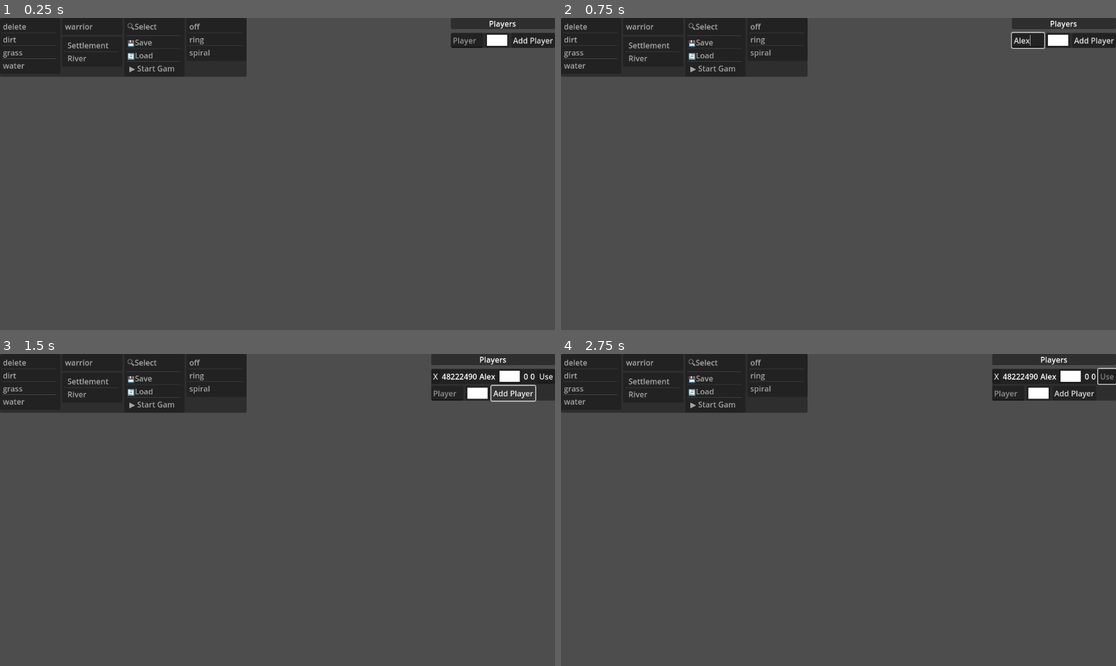
Above: before the commit, frames 1-4 (two rows, left to right).
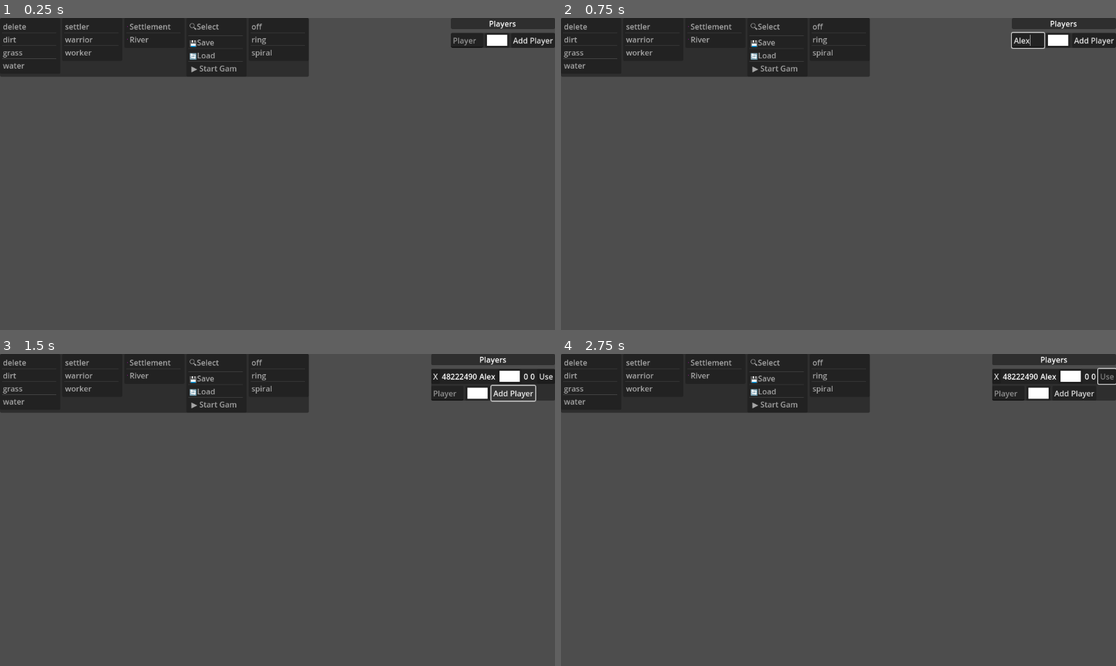
Above: after the commit, the same moments.

Repository: martinspp/civ-clone-thing
Game: Godot game, scene res://scenes/main.tscn
Same seed, same stepped clock (60 frames per second), same inputs: the game is played once before the commit and once after it. The engine's default icon, where the game draws it, is replaced by a stand-in: a white triangle on a blue panel in a dark square.
Inputs (mouse positions are in pixels of both pictures, inside the frame that each line leads up to):
- Up to frame 1 (0.25 s): no input
- Up to frame 2 (0.75 s): click (1027, 39) at 0.52 s; type "Alex" at 0.6 s
- Up to frame 3 (1.5 s): click "Add Player" at 1.25 s
- Up to frame 4 (2.75 s): click "Use" at 2 s

The runs differ from the first frame. In frame 1, 2.9% of the frame differs, in the area x 11-56%, y 0-19%; in frame 2, 2.9%; in frame 3, 2.9%; in frame 4, 2.9%.
Error in both runs: Invalid access to property or key 'player_data' on a base object of type 'Dictionary'. (res://scripts/services/DataService.gd:175)

Commit message:
map resource, more units

Diff:
--- /dev/null
+++ b/resources/MapResources/MapResourceData.gd
@@ -0,0 +1,8 @@
+extends Resource
+
+#Named MapResource because i couldnt figure out a better name for it
+class_name MapResource
+
+@export var map_resource_name: String
+@export var world_sprite: Texture2D
+@export var ui_sprite: Texture2D
--- /dev/null
+++ b/resources/MapResources/stone.tres
@@ -0,0 +1,10 @@
+[gd_resource type="Resource" script_class="MapResource" load_steps=3 format=3 uid="uid://dqvgi7o82ldvb"]
+
+[ext_resource type="Script" path="res://resources/MapResources/MapResourceData.gd" id="1_wtvyf"]
+[ext_resource type="Texture2D" uid="uid://cxeejmkssw7n1" path="res://sprites/objects/map_resources/rockStone.png" id="2_m6oe1"]
+
+[resource]
+script = ExtResource("1_wtvyf")
+map_resource_name = "stone"
+world_sprite = ExtResource("2_m6oe1")
+ui_sprite = ExtResource("2_m6oe1")
--- /dev/null
+++ b/resources/Units/settler.tres
@@ -0,0 +1,14 @@
+[gd_resource type="Resource" script_class="UnitType" load_steps=3 format=3 uid="uid://de0chiiu1rrny"]
+
+[ext_resource type="Script" path="res://resources/Units/UnitType.gd" id="1_chuow"]
+[ext_resource type="Texture2D" uid="uid://f58jlja3fu0l" path="res://icon.svg" id="2_v6eku"]
+
+[resource]
+script = ExtResource("1_chuow")
+unit_name = "settler"
+health = 10.0
+speed = 2
+sprite = ExtResource("2_v6eku")
+actions = Array[String](["move", "settle"])
+attack_damage = 0.0
+action_points = 0
--- /dev/null
+++ b/resources/Units/worker.tres
@@ -0,0 +1,14 @@
+[gd_resource type="Resource" script_class="UnitType" load_steps=3 format=3 uid="uid://d0wfaadyk0dwk"]
+
+[ext_resource type="Script" path="res://resources/Units/UnitType.gd" id="1_p7rj0"]
+[ext_resource type="Texture2D" uid="uid://f58jlja3fu0l" path="res://icon.svg" id="2_rp7e3"]
+
+[resource]
+script = ExtResource("1_p7rj0")
+unit_name = "worker"
+health = 10.0
+speed = 1
+sprite = ExtResource("2_rp7e3")
+actions = Array[String](["move", "improve_hex"])
+attack_damage = 0.0
+action_points = 0
--- a/scenes/Decor/Villager.gd
+++ b/scenes/Decor/Villager.gd
@@ -16,14 +16,14 @@
 		return
 
 	if moving:
-		var next_pos :Vector2 = position.move_toward(target_point, SPEED*delta)
+		var next_pos: Vector2 = position.move_toward(target_point, SPEED*delta)
 		position = next_pos
 		if target_point == position:
 			moving = false
 			waiting = randf_range(0.2, 2)
 	else:
 		target_point = get_random_point()
-		var walk_angle :float= rad_to_deg(position.angle_to_point(target_point))
+		var walk_angle: float = rad_to_deg(position.angle_to_point(target_point))
 		if walk_angle >= 0 && walk_angle <= 90 || walk_angle <= 270 && walk_angle >= 180:
 			play("walkR")
 		else:
@@ -31,6 +31,6 @@
 		moving = true
 
 func get_random_point() -> Vector2:
-	var r: float= 40 * sqrt(randf_range(0,1))
+	var r: float = 40 * sqrt(randf_range(0,1))
 	var theta: float = randf_range(0,1) * 2 * PI
 	return Vector2(r * cos(theta), r * sin(theta))
--- a/scripts/units/UnitActions.gd
+++ b/scripts/units/UnitActions.gd
@@ -4,7 +4,9 @@
 
 static var callable_dict := {
 	"attack_unit_melee" = {"func": attack_unit_melee, "targeted": true},
-	"move" = {"func":move, "targeted": true}
+	"move" = {"func":move, "targeted": true},
+	"settle" = {"func":settle, "targeted": true},
+	"improve_hex" = {"func":improve_hex, "targeted": true}
 }
 
 static func attack_unit_melee(unit_from: Unit) -> ActionMessage:
@@ -22,4 +24,10 @@
 	elif target is Hex:
 		unit_from.movement_target_hex = target
 	unit_from.perform_move()
+	return ActionMessage.new(true, "")
+
+static func settle(unit_from: Unit) -> ActionMessage:
 	return ActionMessage.new(false, "Not implemented")
+
+static func improve_hex(unit_from: Unit) -> ActionMessage:
+	return ActionMessage.new(false, "Not implemented")
Not shown: 1 places in resources/Units/warrior.tres that only renumber resources
Binary file added: sprites/objects/map_resources/rockStone.png
Not shown, added: sprites/objects/map_resources/rockStone.png.import
